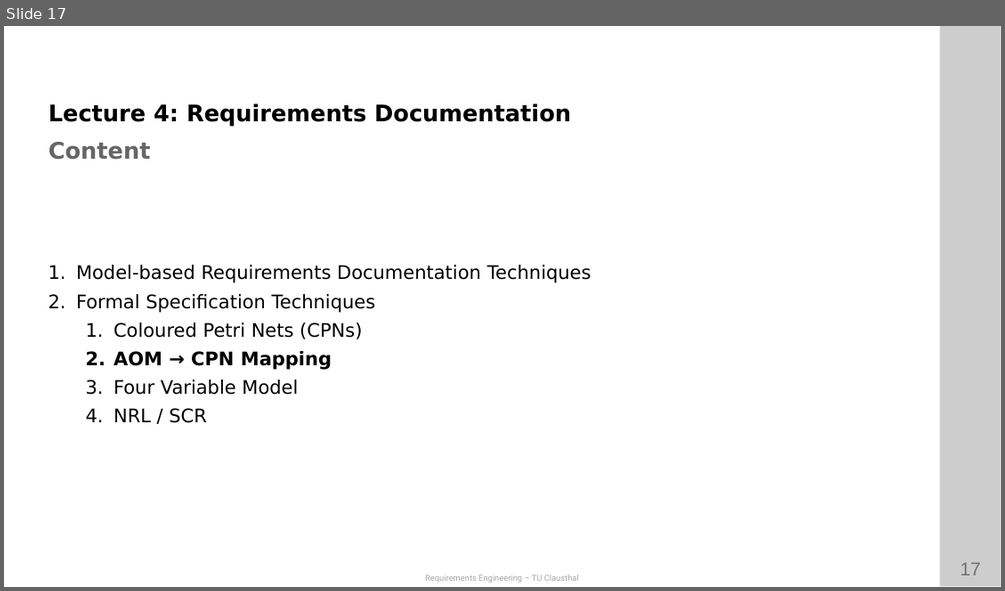
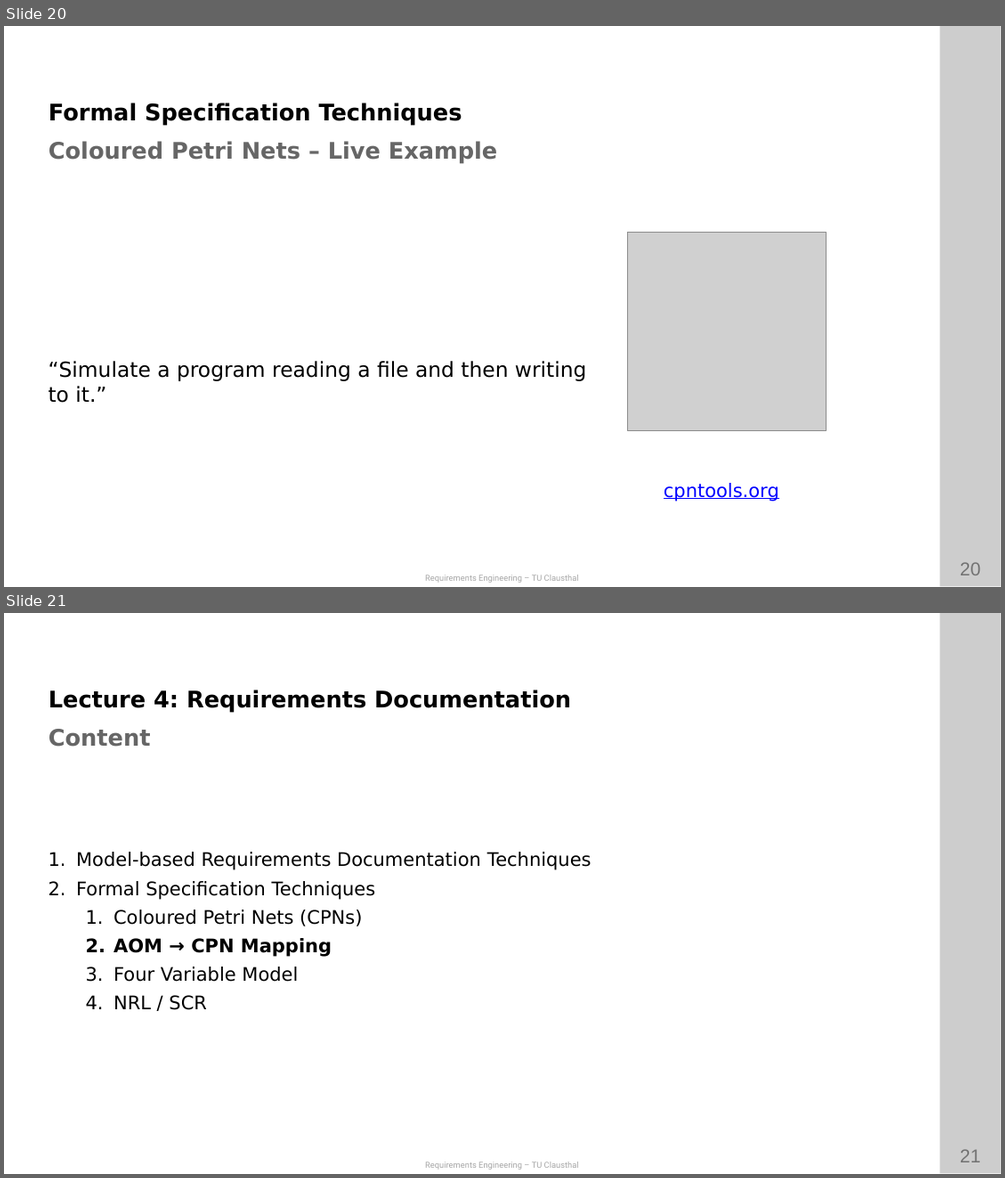
Before and after one commit to ETCE-LAB/teaching-material, a slide deck: Requirements-Engineering/RE-L09-Documentation--Formal.pptx. Shown one above the other, each under a label of ours: slide 17 before the commit, slides 20 and 21 after it. The pictures are 1005x591 and 1005x1178 pixels, drawn with LibreOffice and Linux fonts; fonts in the diff are those of the drawing; grey boxes stand for pictures; background and template pictures are left out. Boxes give left, top, right and bottom in pixels: in the first picture for what was removed or moved away, otherwise in the second. Text is boxed around its words. In the diff, an @@ line names an element or a change of style, - is before the commit and + after.

```diff
--- a/Requirements-Engineering/RE-L09-Documentation--Formal.pptx
+++ b/Requirements-Engineering/RE-L09-Documentation--Formal.pptx
@@ slide 20 added at (4, 26, 1001, 587), background #FFFFFF; not listed: 4 template elements that a slide beside it also shows @@
@@ text added at (48, 103, 462, 126), 22 pt, text #000000, bold @@
+Formal Specification Techniques
@@ text added at (48, 141, 498, 164), 22 pt, text #666666, bold @@
+Coloured Petri Nets – Live Example
@@ picture added at (627, 232, 825, 431) @@
@@ text added at (48, 361, 586, 402), 20 pt, text #000000 @@
+“Simulate a program reading a file and then writing to it.”
@@ text added at (663, 483, 779, 501), 18 pt, text #0000FF, underline @@
+cpntools.org
@@ what was slide 17 is now slide 21 @@
@@ page number at (960, 1149, 980, 1162): text changed @@
-17
+21
```
Also in this commit, not shown: 9 slides changed, 3 other slides added, 1 other file.
